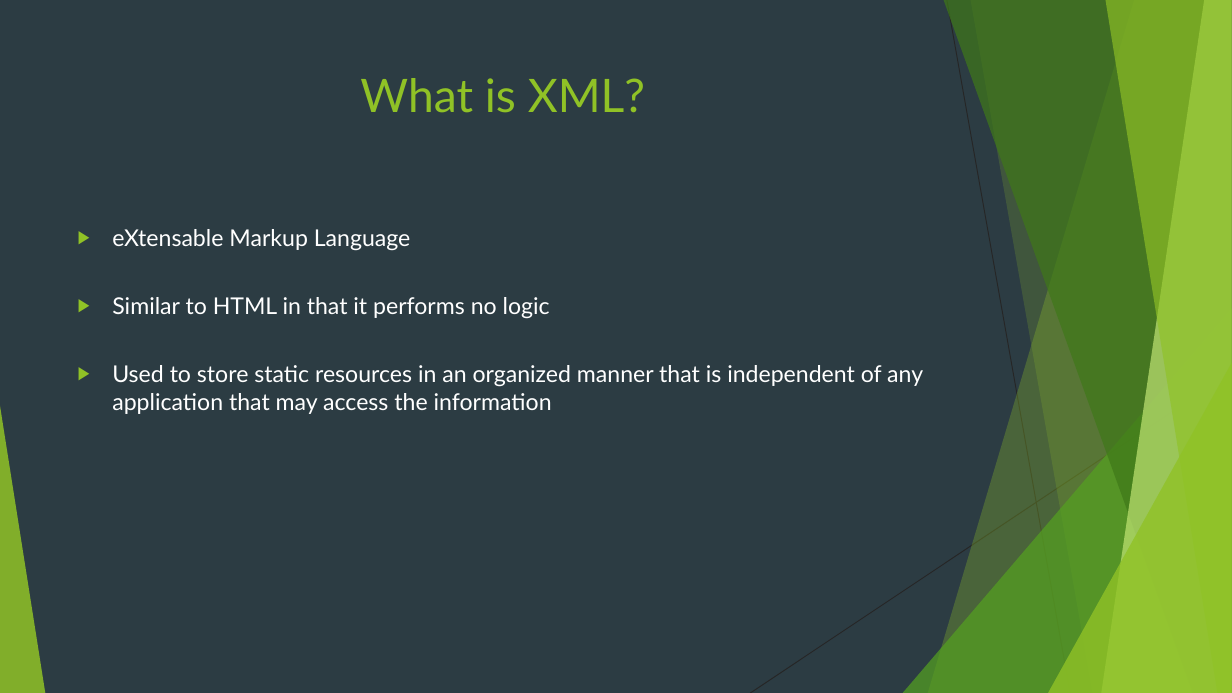
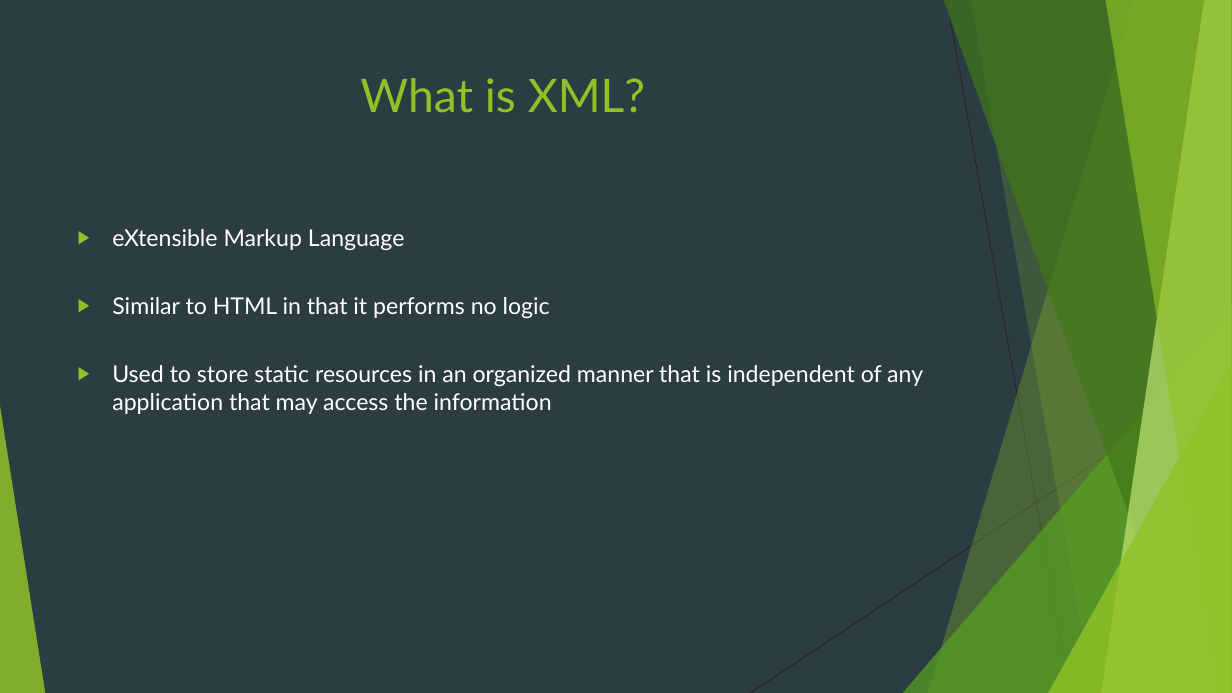
Before and after one commit to Sylvia-Olliff/XML-class, a slide deck: slide 3 of XML for Android.pptx (slide 2 before the commit). Drawn at 1232x693 pixels with LibreOffice and Linux fonts; fonts in the diff are those of the drawing. Boxes give left, top, right and bottom in pixels: in the first picture for what was removed or moved away, otherwise in the second. Text is boxed around its words. In the diff, an @@ line names an element or a change of style, - is before the commit and + after.

```diff
--- a/XML for Android.pptx
+++ b/XML for Android.pptx
@@ text at <box>112,229,405,251</box>: text changed @@
-▶ eXtensable Markup Language
+▶ eXtensible Markup Language
```
Also in this commit, not shown: 2 other slides changed, 6 slides added, 1 slide removed.
